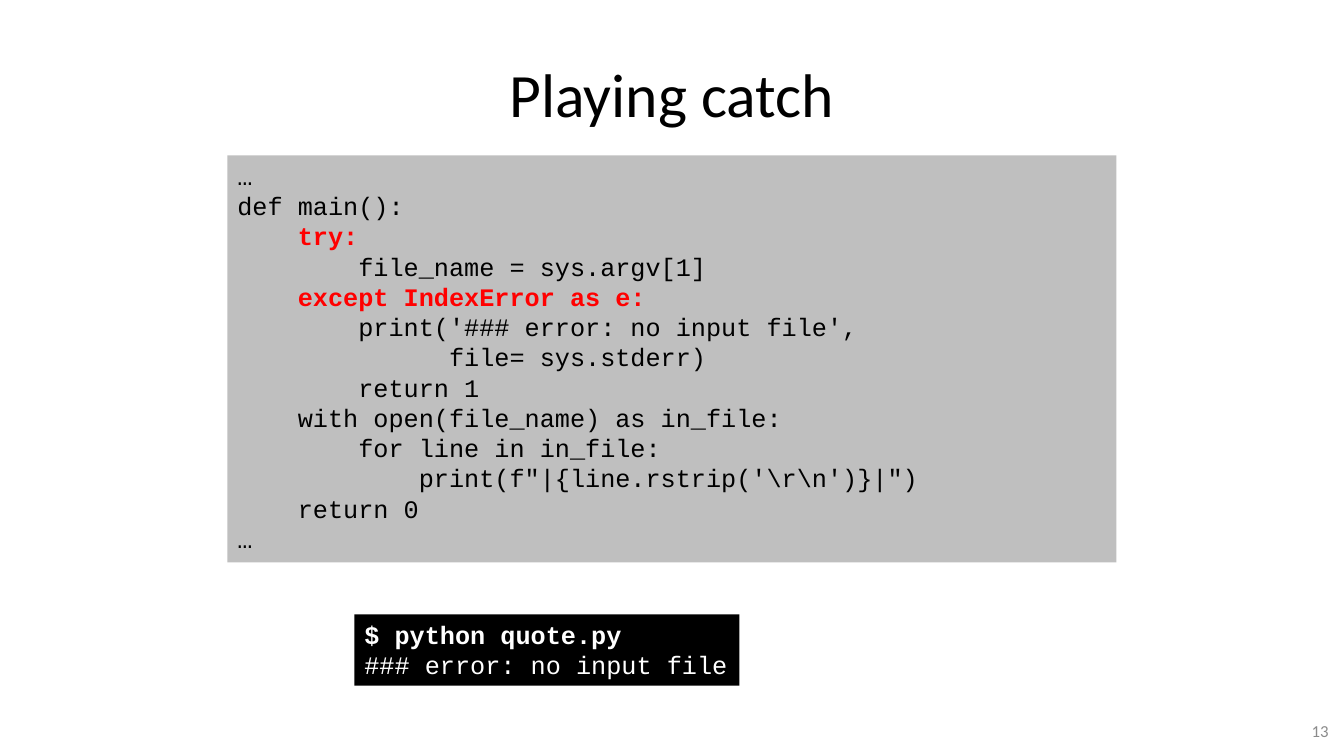
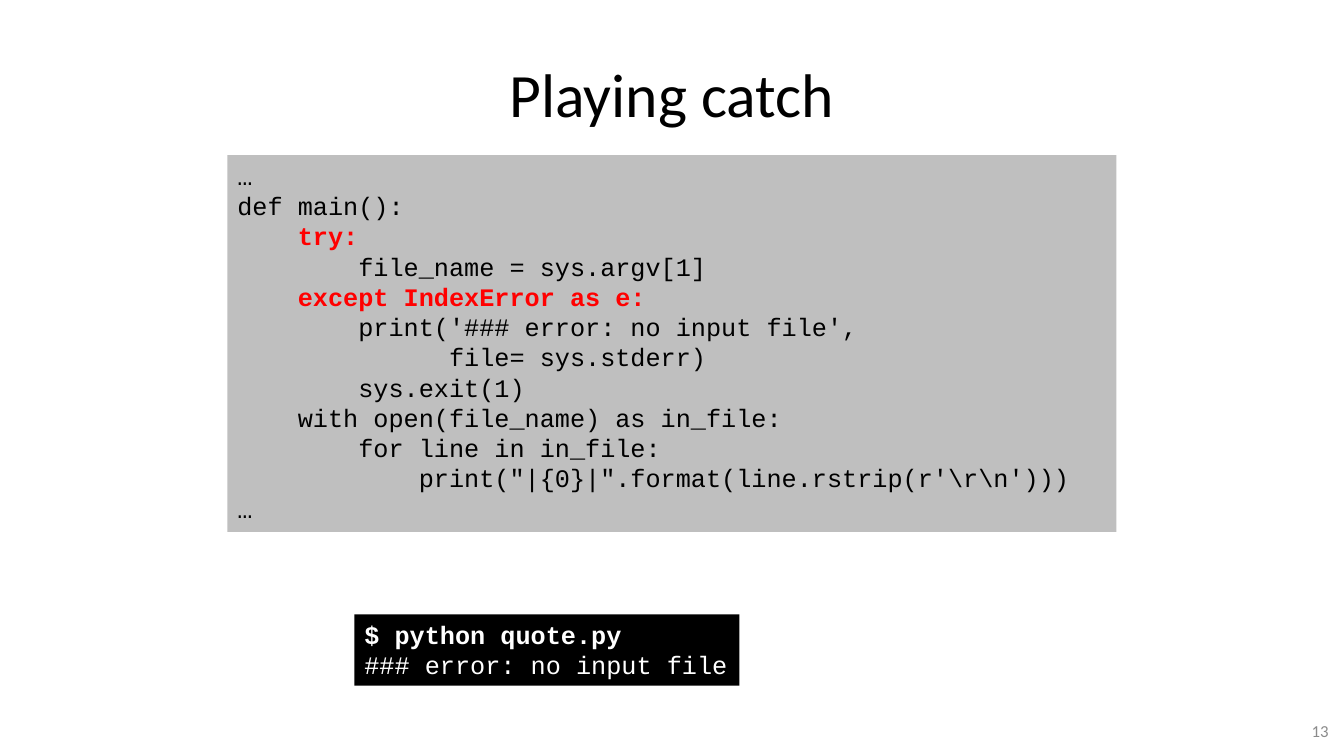
Before and after one commit to gjbex/Python-software-engineering, a slide deck: slide 13 of python_software_engineering.pptx. Drawn at 1344x756 pixels with LibreOffice and Linux fonts; fonts in the diff are those of the drawing. Boxes give left, top, right and bottom in pixels: in the first picture for what was removed or moved away, otherwise in the second. Text is boxed around its words. In the diff, an @@ line names an element or a change of style, - is before the commit and + after.

```diff
--- a/python_software_engineering.pptx
+++ b/python_software_engineering.pptx
@@ rectangle "…": place and size @@
-rectangle "…" at (228, 155, 1117, 563)
+rectangle "…" at (228, 155, 1117, 532)
@@ text in rectangle at (358, 378, 524, 403): text changed @@
-return 1
+sys.exit(1)
@@ text in rectangle at (419, 469, 1069, 493): text changed @@
-print(f"|{line.rstrip('\r\n')}|")
-return 0
+print("|{0}|".format(line.rstrip(r'\r\n')))
```
Also in this commit, not shown: 3 other slides changed, 1 other file.
